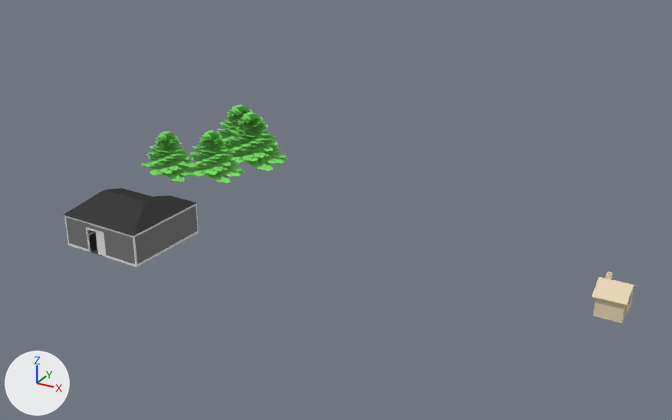
What one commit did to the Blender file casita.blend.
Camera for both pictures: a 50 mm lens placed at (17.4, -91.1, 49.1), pointed at (-33.2, 0.9, 3.1). Every picture has the same lights, and +X, +Y and +Z are marked at lower left.

Before the edit, the objects in view are built like this:
```python
ob_obj_twig = bpy.data.objects.new('Obj_twig', me_obj_twig)
ob_obj_twig.location = (-52.2, 2.0, 3.7)
ob_obj_twig.scale = (0.308, 0.179, 0.179)
ob_obj_twig_001 = bpy.data.objects.new('Obj_twig.001', me_obj_twig_001)
ob_obj_twig_001.location = (-57.3, 16.1, 1.3)
ob_obj_twig_001.scale = (0.375, 0.218, 0.218)
ob_obj_twig_002 = bpy.data.objects.new('Obj_twig.002', me_obj_twig_002)
ob_obj_twig_002.location = (-60.1, 2.7, 2.1)
ob_obj_twig_002.scale = (0.308, 0.179, 0.179)
ob_obj_twig_003 = bpy.data.objects.new('Obj_twig.003', me_obj_twig_003)
ob_obj_twig_003.location = (-53.9, 13.9, 1.3)
ob_obj_twig_003.scale = (0.375, 0.218, 0.218)
ob_plane = bpy.data.objects.new('Plane', me_plastico_rojo)
ob_plane.location = (3.2, -2.7, 1.3)
ob_plane.rotation_euler = (1.571, 0.0, 1.564)  # degrees (90, 0, 90)
ob_plane.scale = (0.492, 0.492, 0.492)
ob_vert = bpy.data.objects.new('Vert', me_vert)
ob_vert.location = (-53.9, -12.7, 0.4)
ob_vert.rotation_euler = (0.0, 0.0, -3.195)  # degrees (0, 0, -183)
ob_vert.scale = (0.678, 0.678, 0.678)
```
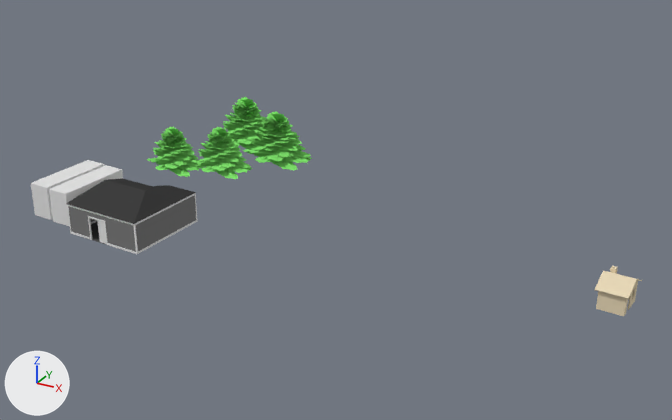
Location of each change, (x1, y1, x2, y2) in pixels of the pictures (672 x 420 px):
'Vert', moved: before (64, 188, 199, 267); after (66, 178, 198, 254)
'Obj_twig.003', moved: before (225, 112, 288, 171); after (242, 111, 312, 171)
'Obj_twig', moved: before (184, 130, 244, 183); after (191, 127, 253, 179)
'Obj_twig.002', moved: before (141, 131, 198, 182); after (147, 127, 204, 177)
'Plane', moved, turned: before (592, 272, 637, 323); after (595, 266, 642, 316)
'Cube', added: after (49, 165, 123, 227)
'Obj_twig.001', moved: before (216, 104, 252, 149); after (223, 97, 266, 149)
'Cube.001', added: after (31, 160, 104, 220)

What changed in the scene script:
```text
Add me_cube_002:
    me_cube_002.from_pydata(...)  # a box spanning x -1.0..1.0, y -1.0..1.0, z -1.0..1.0
Change ob_plane:
    ob_plane.location: (3.2, -2.7, 1.3) -> (3.2, -1.2, 1.3)
    ob_plane.rotation_euler: (1.571, 0.0, 1.564) -> (1.571, 0.0, 1.502)  # degrees (90, 0, 90) -> degrees (90, 0, 86)
Change ob_obj_twig:
    ob_obj_twig.location: (-52.2, 2.0, 3.7) -> (-52.1, 3.6, 3.7)
Change ob_obj_twig_001:
    ob_obj_twig_001.location: (-57.3, 16.1, 1.3) -> (-58.7, 19.4, 1.3)
Change ob_obj_twig_002:
    ob_obj_twig_002.location: (-60.1, 2.7, 2.1) -> (-60.7, 4.5, 2.1)
Change ob_vert:
    ob_vert.location: (-53.9, -12.7, 0.4) -> (-56.0, -10.0, 0.4)
Change ob_obj_twig_003:
    ob_obj_twig_003.location: (-53.9, 13.9, 1.3) -> (-51.0, 15.7, 1.3)
Add ob_cube_001:
    ob_cube_001 = bpy.data.objects.new('Cube.001', me_cube_002)
    ob_cube_001.location = (-67.8, -8.6, 2.5)
    ob_cube_001.rotation_euler = (0.0, 0.0, -0.0595)  # degrees (0, 0, -3.4)
    ob_cube_001.scale = (1.49, -4.94, 2.22)
Add ob_cube:
    ob_cube = bpy.data.objects.new('Cube', me_cube_002.copy())
    ob_cube.location = (-64.3, -9.0, 2.5)
    ob_cube.rotation_euler = (0.0, 0.0, -0.0595)  # degrees (0, 0, -3.4)
    ob_cube.scale = (1.49, -4.94, 2.22)
```
